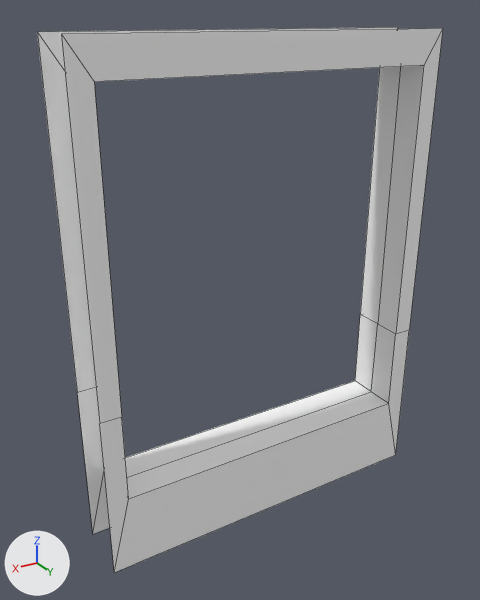
An edit to the FBX model Assets/AssetsScene/Art/Meshes/WindowBig_Mesh.fbx, drawn before and after from the same camera.
Both versions are drawn from a 50 mm camera at (2.72, 4.23, 4.1) aimed at (0.14, -0.06, 1.95). Every picture has the same lights, and +X, +Y and +Z are marked at lower left. Mesh edges are drawn as thin lines. Where no turn or scale is listed for an object, it has been applied to the vertices.

In view in the first picture: 'Wall_windowBig'.
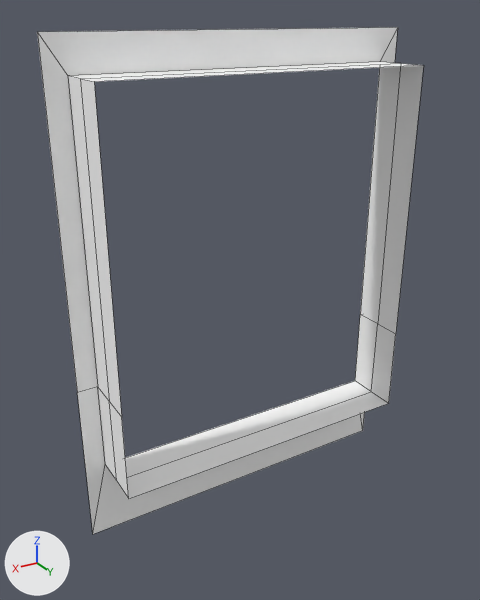
What changed in the scene script:
```text
Change me_mesh:
    where me_mesh.from_pydata(...)  # 34 vertices, 24 faces; spans x -1.5..1.5, y -0.25..0.25, z 0.0..4.0
    used by ob_wall_windowbig; location = (0.0, 0.0, 0.0)
    verts and faces of me_mesh; kept vertices keep their numbers, new ones are numbered from 34
    before: 20 (1.5, 0.25, 4.0) at pixel (61, 33), 21 (1.5, 0.25, 0.0) at pixel (114, 572), 22 (-1.5, 0.25, 4.0) at pixel (442, 28), 23 (-1.5, 0.25, 0.0) at pixel (395, 455), 24 (-1.34, 0.25, 3.73) at pixel (423, 65)
    before: 25 (1.34, 0.25, 3.73) at pixel (94, 81), 26 (1.34, 0.25, 0.66) at pixel (128, 498), 27 (-1.34, 0.25, 0.66) at pixel (388, 403), 28 (-1.34, 0.25, 0.0) at pixel (383, 460), 29 (1.34, 0.25, 0.0) at pixel (133, 564)
    before: 30 (1.34, 0.25, 1.41) at pixel (121, 417), 31 (1.5, 0.25, 1.41) at pixel (99, 423), 32 (-1.34, 0.25, 1.41) at pixel (395, 333), 33 (-1.5, 0.25, 1.41) at pixel (409, 329)
    me_mesh part 1
    add delete_vertices([*range(20, 24), 28, 29, 31, 33])  # with the faces that use them
```

Changed parts and their boxes [x1, y1, x2, y2] in the pictures (480 x 600 px):
'Wall_windowBig', reshaped (7% shorter): before [37, 27, 443, 573]; after [37, 27, 423, 534]
part 1 of me_mesh, deleted: before [62, 28, 443, 573]
